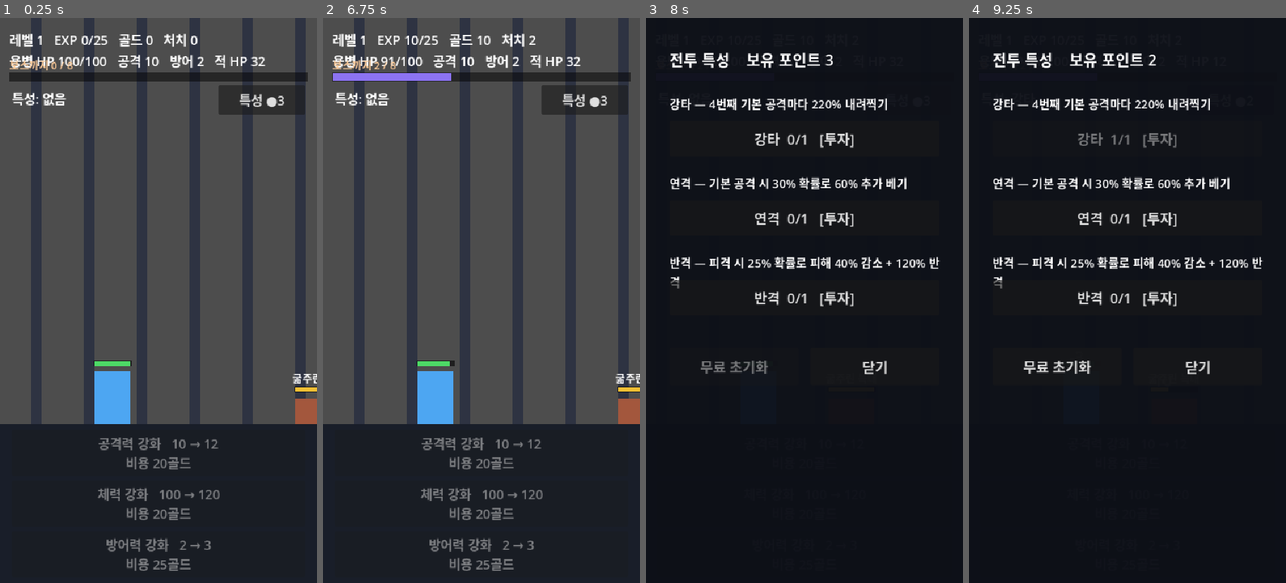
Above: before the commit, frames 1-4 (left to right).
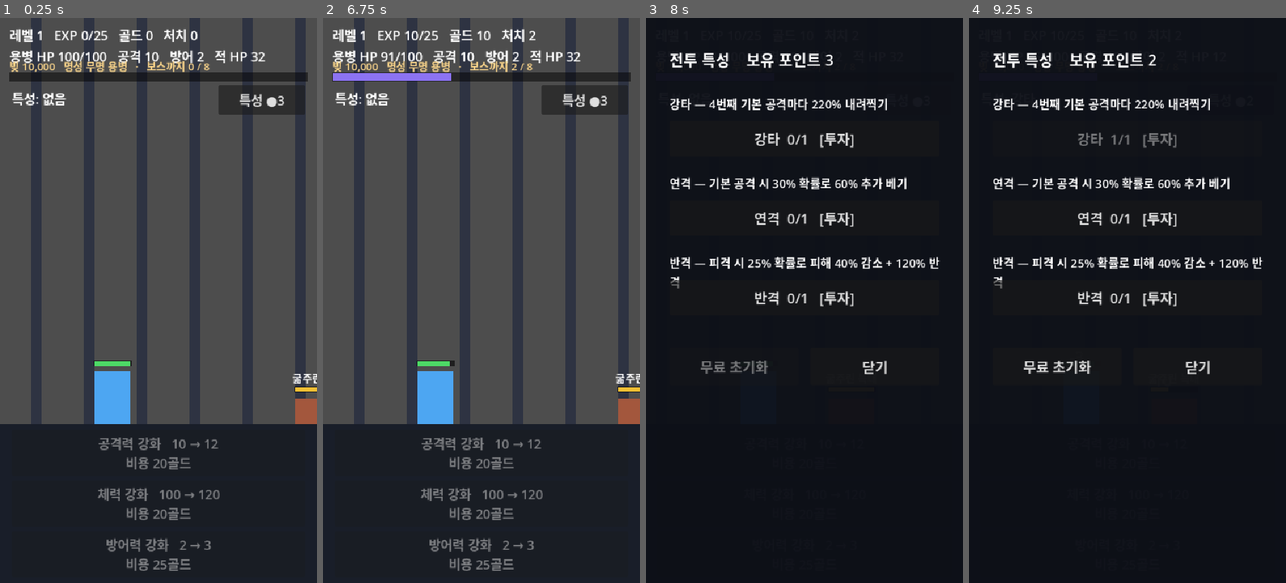
Above: after the commit, the same moments.

Repository: BN8624/unknown
Game: Godot game, scene res://Battle.tscn
The game is run twice, just before and just after one commit, with the same random seed, the same clock (stepped at 60 frames per second) and the same inputs.
Inputs:
- Up to frame 1 (0.25 s): no input
- Up to frame 2 (6.75 s): click "특성 ●3" at 0.5 s; click "강타 0/1 [투자]" at 1.25 s; click "특성 ●2" at 2 s; click "연격 0/1 [투자]" at 2.75 s; click "특성 ●1" at 3.5 s; click "반격 0/1 [투자]" at 4.25 s; click "특성" at 5 s; click "무료 초기화" at 5.75 s; click "닫기" at 6.5 s
- Up to frame 3 (8 s): click "특성 ●3" at 7.25 s
- Up to frame 4 (9.25 s): click "강타 0/1 [투자]" at 8 s; click "특성 ●2" at 8.75 s

The runs differ from the first frame. In frame 1, 2.1% of the frame differs, in the area x 2-84%, y 2-10%; in frame 2, 2.1%; in frame 3, less than 0.1%; in frame 4, less than 0.1%.

Commit message:
feat: TASK_010 빚 상환·명성 상승과 보스 결과 화면
브루노 처치 시 개인 보상(골드 200·경험치 100)은 유지하고, 보유 골드 차감
없이 빚 500을 별도 자동 상환(10,000→9,500), 명성을 무명 용병→풋내기 용병으로
올린다. 정산은 bruno_settlement_done으로 정확히 한 번만 적용(중복 호출 가드),
남은 빚은 min(상환액, 남은 빚)으로 0 하한.

개인 보상·빚 상환·명성 상승·첫 지역 클리어를 결과 패널에 약 3.5초 표시 후
버튼 없이 자동 복귀(그동안 적 미생성). 상단 한 줄에 빚(천 단위 구분)·명성·
보스 진행을 함께 표시. 패배 시 빚·명성·정산 불변.

UNKNOWN.md 17장에 프로토타입 시작 빚 10,000 정본 반영. 헤드리스 검증에
초기상태/패배 무정산/정산/골드 비차감/명성/중복 방지/빚 하한/UI 텍스트 추가,
TASK_001~010 ALL PASS(종료 0).

Co-Authored-By: Claude Opus 4.8 <noreply@anthropic.com>

Diff:
--- a/Battle.gd
+++ b/Battle.gd
@@ -55,6 +55,10 @@
 const BOSS_STAGGER_DURATION := 3.0  # 자세 붕괴 지속(초)
 const POWER_BOSS_BONUS := 1.1       # 강타의 보스 추가 피해 10% (TASK_009 최초 적용)
 
+# ── 빚과 명성 (TASK_010) ─────────────────────────────────────────
+const STARTING_DEBT := 10_000       # 프로토타입 시작 빚
+const BRUNO_DEBT_PAYMENT := 500     # 브루노 처치 시 자동 상환액(보유 골드와 별도)
+
 # ── 성장: 골드와 공격력 강화 (TASK_002) ──────────────────────────
 const GOLD_PER_KILL := 5
 const ATK_UPGRADE_AMOUNT := 2        # 강화 1회당 공격력 증가
@@ -151,6 +155,15 @@
 var boss_fight_active := false # 보스와 실제 전투 중인가 (제한 시간 가동)
 var boss_time_left := BOSS_TIME_LIMIT
 
+# 빚·명성 상태 (TASK_010). 저장 없음 — 재실행 시 초기값으로.
+var debt_remaining := STARTING_DEBT
+var debt_paid_total := 0
+var fame_rank := "무명 용병"
+var fame_advanced := false
+var bruno_settlement_done := false   # 브루노 처치 정산(골드·경험치·빚·명성) 중복 방지
+var last_debt_before := 0            # 결과 화면용: 상환 직전 남은 빚
+var last_payment := 0                # 결과 화면용: 이번 실제 상환액
+
 # 특성 UI
 var trait_button: Button
 var trait_status_label: Label
@@ -170,7 +183,9 @@
 var boss_time_label: Label
 var boss_state_label: Label
 var boss_ui_hp_fill: ColorRect
-var boss_progress_label: Label   # 일반 전투 중 보스까지 진행 표시
+var boss_progress_label: Label   # 상단 한 줄: 빚·명성·보스 진행
+var boss_result_panel: Control   # 보스 처치 결과 패널 (TASK_010)
+var boss_result_label: Label
 
 # 검증 단계 통과 플래그
 var v_task002 := false
@@ -182,6 +197,7 @@
 var v_enemies := false
 var v_ogre := false
 var v_boss := false
+var v_debt := false
 var v_phase := 0   # 검증 강화 순서: 0=체력, 1=방어력, 2=공격력
 
 
@@ -197,6 +213,7 @@
 	_build_windup_label()
 	_build_boss_ui()
 	_build_boss_progress_label()
+	_build_boss_result_panel()
 	_apply_korean_font()
 	_build_merc()
 	_spawn_enemy()
@@ -1026,15 +1043,17 @@
 	var was_elite: bool = enemy.get("is_elite", false)
 	var was_boss: bool = enemy.get("is_boss", false)
 	windup_label.visible = false   # 준비 중 처치 시 강공격 취소(문구 정리)
-	gold += enemy.gold_reward       # 보스 보상도 프로필 값(200/100)으로 한 번만 지급
-	exp += enemy.exp_reward
-	_check_level_up()
+	if was_boss:
+		_bruno_settlement()         # 개인 보상(200/100) + 빚 500 상환 + 명성 상승을 한 번만
+	else:
+		gold += enemy.gold_reward
+		exp += enemy.exp_reward
+		_check_level_up()
 	if not verify_mode and was_boss:
-		boss_defeated = true
 		boss_due = false
 		boss_fight_active = false
 		_hide_boss_ui()
-		_show_notice("보스 처치!\n철퇴의 브루노 격파.\n\n첫 지역 클리어!", 2.0)
+		_show_boss_result()         # 개인 보상·빚 상환·명성 상승 결과 패널(약 3.5초)
 	elif not verify_mode and was_elite:
 		_show_notice("엘리트 처치!\n골드 +40   경험치 +30", 1.3)
 	# 사망 연출 후 모든 적 노드 정리
@@ -1067,11 +1086,29 @@
 			goblin_run_start = -1        # 무리의 마지막 고블린 처치
 		else:
 			enemy_seq_index += 1
-	respawn_timer = 2.0 if was_boss else RESPAWN_DELAY   # 승리 문구를 보여줄 시간
+	respawn_timer = 3.6 if was_boss else RESPAWN_DELAY   # 결과 패널을 읽을 시간(그동안 적 미생성)
 	_update_upgrade_ui()
 
 	if verify_mode:
 		_verify_step(hits)
+
+
+# 브루노 처치 정산: 개인 보상·빚 자동 상환·명성 상승을 정확히 한 번만 적용
+func _bruno_settlement() -> void:
+	if bruno_settlement_done:
+		return
+	bruno_settlement_done = true
+	boss_defeated = true                # 같은 실행에서 재등장 방지(TASK_009 규칙과 통합)
+	gold += BOSS_GOLD                   # 개인 보상 +200 (보유 골드)
+	exp += BOSS_EXP                     # +100
+	last_debt_before = debt_remaining
+	last_payment = mini(BRUNO_DEBT_PAYMENT, debt_remaining)   # 남은 빚보다 많이 상환하지 않음
+	debt_remaining -= last_payment      # 보유 골드에서는 차감하지 않는다(별도 진행 보상)
+	debt_paid_total += last_payment
+	if not fame_advanced:
+		fame_advanced = true
+		fame_rank = "풋내기 용병"
+	_check_level_up()                   # 경험치 +100으로 레벨업 조건을 넘으면 즉시 처리
 
 
 # 현재 레벨에서 다음 레벨까지 필요한 경험치
@@ -1220,12 +1257,14 @@
 		_verify_ogre()
 	if base5 and v_traits and v_enemies and v_ogre and not v_boss:
 		_verify_boss()
+	if base5 and v_traits and v_enemies and v_ogre and v_boss and not v_debt:
+		_verify_debt_fame()
 	# 모든 검증 통과 시 종료 코드 0
-	if base5 and v_traits and v_enemies and v_ogre and v_boss:
-		print("[VERIFY] ALL PASS TASK_001~009 kills=%d lv=%d atk=%d def=%d maxhp=%d" % [kill_count, level, merc.atk, merc.defense, merc.max_hp])
+	if base5 and v_traits and v_enemies and v_ogre and v_boss and v_debt:
+		print("[VERIFY] ALL PASS TASK_001~010 kills=%d lv=%d atk=%d def=%d maxhp=%d" % [kill_count, level, merc.atk, merc.defense, merc.max_hp])
 		get_tree().quit(0)
 	if kill_count >= 120:
-		_vfail("incomplete dmg=%s hp=%s def=%s t002=%s t003=%s traits=%s enemies=%s ogre=%s boss=%s kills=%d" % [str(v_damage), str(v_hp), str(v_def), str(v_task002), str(v_task003), str(v_traits), str(v_enemies), str(v_ogre), str(v_boss), kill_count])
+		_vfail("incomplete dmg=%s hp=%s def=%s t002=%s t003=%s traits=%s enemies=%s ogre=%s boss=%s debt=%s kills=%d" % [str(v_damage), str(v_hp), str(v_def), str(v_task002), str(v_task003), str(v_traits), str(v_enemies), str(v_ogre), str(v_boss), str(v_debt), kill_count])
 
 
 # ── TASK_005 특성 검증 (확률 비의존, 강제 발동 경로) ─────────────
@@ -1566,6 +1605,78 @@
 		d.posture_window = float(d.posture_window) - delta
 		if float(d.posture_window) <= 0.0:
 			d.posture_hits = 0
+
+
+# ── TASK_010 빚·명성 정산 검증 (결정적) ─────────────────────────
+func _verify_debt_fame() -> void:
+	# 1) 초기 상태 (보스 미처치 — 검증 중 보스는 스폰되지 않으므로 현재값이 초기값)
+	if debt_remaining != STARTING_DEBT or debt_paid_total != 0 or fame_rank != "무명 용병" or fame_advanced or bruno_settlement_done:
+		_vfail("초기 debt=%d paid=%d fame=%s adv=%s done=%s" % [debt_remaining, debt_paid_total, fame_rank, str(fame_advanced), str(bruno_settlement_done)]); return
+	if STARTING_DEBT != 10000 or BRUNO_DEBT_PAYMENT != 500:
+		_vfail("상수 debt=%d pay=%d" % [STARTING_DEBT, BRUNO_DEBT_PAYMENT]); return
+	if _format_debt(10000) != "10,000" or _format_debt(9500) != "9,500" or _format_debt(0) != "0" or _format_debt(300) != "300":
+		_vfail("천단위 %s/%s/%s/%s" % [_format_debt(10000), _format_debt(9500), _format_debt(0), _format_debt(300)]); return
+	print("[VERIFY] TASK_010 initial debt fame PASS (빚 10,000, 무명 용병, 정산 미완료)")
+
+	# 정산이 건드리는 모든 상태 스냅샷 후 복원
+	var s_gold := gold; var s_exp := exp; var s_level := level
+	var s_atk: int = merc.atk; var s_maxhp: int = merc.max_hp; var s_hp: int = merc.hp
+	var s_pts := trait_points; var s_earned := total_trait_points_earned
+	var s_debt := debt_remaining; var s_paid := debt_paid_total
+	var s_fame := fame_rank; var s_fadv := fame_advanced; var s_done := bruno_settlement_done
+	var s_bdef := boss_defeated
+
+	# 2) 패배 복귀 경로는 빚·명성·정산을 건드리지 않는다
+	_boss_return_to_hunt()
+	if debt_remaining != STARTING_DEBT or debt_paid_total != 0 or fame_rank != "무명 용병" or bruno_settlement_done:
+		_vfail("복귀 후 debt=%d fame=%s done=%s" % [debt_remaining, fame_rank, str(bruno_settlement_done)]); return
+	print("[VERIFY] TASK_010 defeat no settlement PASS (복귀에 빚·명성·정산 불변)")
+
+	# 3) 정상 정산 + 골드 비차감 (레벨업 간섭 없도록 level 높게)
+	level = 20; exp = 0; gold = 100
+	debt_remaining = STARTING_DEBT; debt_paid_total = 0
+	fame_rank = "무명 용병"; fame_advanced = false; bruno_settlement_done = false; boss_defeated = false
+	_bruno_settlement()
+	if gold != 300:
+		_vfail("골드 비차감 gold=%d (기대 300)" % gold); return
+	if exp != 100:
+		_vfail("경험치 exp=%d (기대 100)" % exp); return
+	if debt_remaining != 9500 or debt_paid_total != 500:
+		_vfail("상환 남은=%d 누적=%d" % [debt_remaining, debt_paid_total]); return
+	if fame_rank != "풋내기 용병" or not fame_advanced or not bruno_settlement_done:
+		_vfail("명성 fame=%s adv=%s done=%s" % [fame_rank, str(fame_advanced), str(bruno_settlement_done)]); return
+	print("[VERIFY] TASK_010 boss settlement PASS (골드 100→300, 빚 10,000→9,500, 무명→풋내기)")
+	print("[VERIFY] TASK_010 gold not deducted PASS (상환 후에도 골드 300)")
+
+	# 4) 메인 UI 텍스트 갱신
+	_update_boss_progress()
+	if not boss_progress_label.text.begins_with("빚 9,500   명성 풋내기 용병"):
+		_vfail("UI 텍스트 %s" % boss_progress_label.text); return
+	print("[VERIFY] TASK_010 ui text PASS (%s)" % boss_progress_label.text)
+
+	# 5) 중복 정산 방지
+	_bruno_settlement()
+	if gold != 300 or exp != 100 or debt_remaining != 9500 or debt_paid_total != 500 or fame_rank != "풋내기 용병":
+		_vfail("중복 gold=%d exp=%d 남은=%d 누적=%d fame=%s" % [gold, exp, debt_remaining, debt_paid_total, fame_rank]); return
+	print("[VERIFY] TASK_010 duplicate guard PASS (재호출에도 1회분 유지)")
+
+	# 6) 빚 0 하한 (빚 300에 500 상환 → 실제 300, 남은 0)
+	debt_remaining = 300; debt_paid_total = 0; bruno_settlement_done = false; exp = 0
+	_bruno_settlement()
+	if debt_remaining != 0 or debt_paid_total != 300:
+		_vfail("하한 남은=%d 누적=%d (기대 0/300)" % [debt_remaining, debt_paid_total]); return
+	print("[VERIFY] TASK_010 debt floor PASS (빚 300+500상환 → 실제 300, 남은 0)")
+
+	# 상태 복원
+	gold = s_gold; exp = s_exp; level = s_level
+	merc.atk = s_atk; merc.max_hp = s_maxhp; merc.hp = s_hp
+	trait_points = s_pts; total_trait_points_earned = s_earned
+	debt_remaining = s_debt; debt_paid_total = s_paid
+	fame_rank = s_fame; fame_advanced = s_fadv; bruno_settlement_done = s_done
+	boss_defeated = s_bdef
+	_update_boss_progress()
+	v_debt = true
+	print("[VERIFY] task010 빚·명성 ALL PASS")
 
 
 func _kill_merc() -> void:
@@ -1688,7 +1799,7 @@
 
 func _build_status_label() -> void:
 	status_label = Label.new()
-	status_label.position = Vector2(16, 20)
+	status_label.position = Vector2(16, 12)
 	status_label.add_theme_font_size_override("font_size", 22)
 	add_child(status_label)
 
@@ -1782,11 +1893,64 @@
 
 
 func _build_boss_progress_label() -> void:
+	# 상단 한 줄로 빚·명성·보스 진행을 함께 표시(기존 상태 두 줄 아래, 경험치 바 위).
 	boss_progress_label = Label.new()
-	boss_progress_label.position = Vector2(16, 66)
+	boss_progress_label.position = Vector2(16, 68)
 	boss_progress_label.add_theme_font_size_override("font_size", 18)
-	boss_progress_label.add_theme_color_override("font_color", Color(1.0, 0.8, 0.6))
+	boss_progress_label.add_theme_color_override("font_color", Color(1.0, 0.85, 0.55))
 	add_child(boss_progress_label)
+
+
+func _build_boss_result_panel() -> void:
+	# 보스 처치 결과 패널: 개인 보상·빚 상환·명성 상승을 약 3.5초 표시(버튼 없음).
+	boss_result_panel = Control.new()
+	boss_result_panel.position = Vector2.ZERO
+	boss_result_panel.size = SCREEN
+	boss_result_panel.z_index = 60
+	boss_result_panel.visible = false
+	add_child(boss_result_panel)
+
+	var bg := ColorRect.new()
+	bg.color = Color(0.05, 0.04, 0.09, 0.96)
+	bg.size = SCREEN
+	boss_result_panel.add_child(bg)
+
+	boss_result_label = Label.new()
+	boss_result_label.position = Vector2(40, 150)
+	boss_result_label.size = Vector2(SCREEN.x - 80, 660)
+	boss_result_label.horizontal_alignment = HORIZONTAL_ALIGNMENT_CENTER
+	boss_result_label.add_theme_font_size_override("font_size", 28)
+	boss_result_label.add_theme_color_override("font_color", Color(1.0, 0.95, 0.8))
+	boss_result_panel.add_child(boss_result_label)
+
+
+# 천 단위 구분 기호로 빚을 표기 (10000 → "10,000")
+func _format_debt(n: int) -> String:
+	var s := str(absi(n))
+	var out := ""
+	var c := 0
+	for i in range(s.length() - 1, -1, -1):
+		out = s[i] + out
+		c += 1
+		if c % 3 == 0 and i > 0:
+			out = "," + out
+	return ("-" if n < 0 else "") + out
+
+
+func _show_boss_result() -> void:
+	boss_result_label.text = "보스 처치!\n철퇴의 브루노 격파.\n\n개인 보상\n골드 +%d   경험치 +%d\n\n빚 자동 상환\n%d골드\n남은 빚 %s → %s\n\n명성 상승\n무명 용병 → %s\n\n첫 지역 클리어!\n\n다음 모험은 아직 준비 중입니다." % [BOSS_GOLD, BOSS_EXP, last_payment, _format_debt(last_debt_before), _format_debt(debt_remaining), fame_rank]
+	boss_result_panel.visible = true
+	boss_result_panel.modulate = Color(1, 1, 1, 1)
+	# 명성 강조: 결과 문구가 살짝 커졌다 제자리로
+	boss_result_label.scale = Vector2(0.94, 0.94)
+	boss_result_label.pivot_offset = boss_result_label.size * 0.5
+	var ts := create_tween()
+	ts.tween_property(boss_result_label, "scale", Vector2.ONE, 0.25).set_trans(Tween.TRANS_BACK).set_ease(Tween.EASE_OUT)
+	# 약 3.5초 후 자동으로 닫힘(버튼 없음)
+	var tw := create_tween()
+	tw.tween_interval(3.2)
+	tw.tween_property(boss_result_panel, "modulate:a", 0.0, 0.5)
+	tw.tween_callback(func() -> void: boss_result_panel.visible = false)
 
 
 func _show_boss_ui() -> void:
@@ -1809,20 +1973,20 @@
 	boss_state_label.text = "상태: " + _boss_state_text()
 
 
-# 일반 전투 중 보스까지 진행 상황을 짧게 표시
+# 상단 한 줄: 빚·명성과 보스까지 진행 상황을 함께 표시
 func _update_boss_progress() -> void:
 	if boss_progress_label == null:
 		return
-	var t := ""
+	var prog := ""
 	if boss_defeated:
-		t = "첫 지역 완료"
+		prog = "첫 지역 완료"
 	elif boss_fight_active:
-		t = "보스 전투"
+		prog = "보스 전투"
 	elif boss_due:
-		t = "보스 등장 예정"
+		prog = "보스 등장 예정"
 	else:
-		t = "보스까지 %d / 8" % (enemy_seq_index % ENEMY_SEQUENCE.size())
-	boss_progress_label.text = t
+		prog = "보스까지 %d / 8" % (enemy_seq_index % ENEMY_SEQUENCE.size())
+	boss_progress_label.text = "빚 %s   명성 %s   ·   %s" % [_format_debt(debt_remaining), fame_rank, prog]
 
 
 func _update_status() -> void:
Not shown, added: TASK_010_debt_fame_result.md
Not shown, changed: UNKNOWN.md
